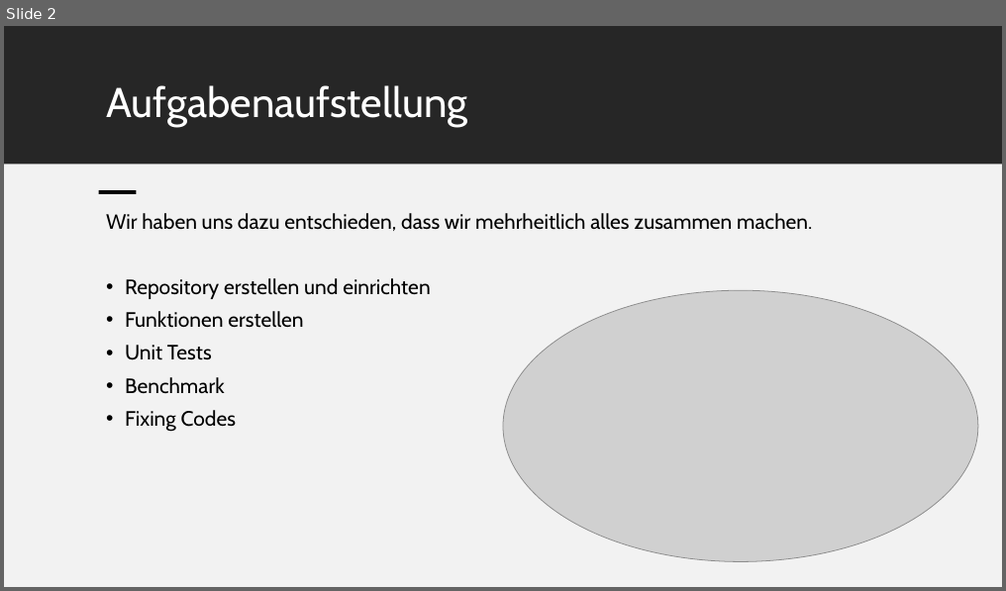
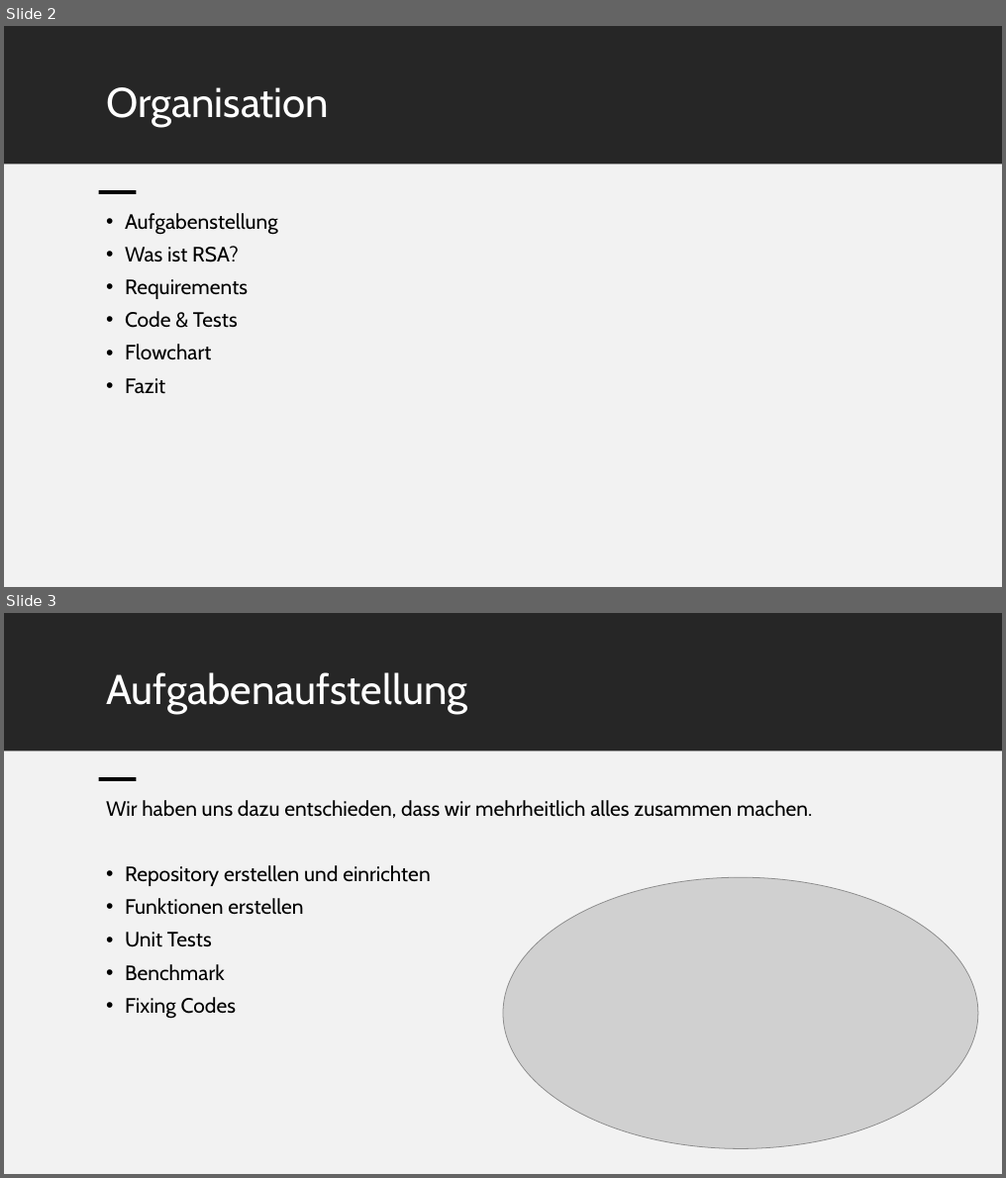
Before and after one commit to TIATIP-24-A-a/TIN_SLE_PFI, a slide deck: docs/Präsi_rsa_TIN_SLE_PFI.pptx. Shown one above the other, each under a label of ours: slide 2 before the commit, slides 2 and 3 after it. The pictures are 1006x591 and 1006x1178 pixels, drawn with LibreOffice and Linux fonts; fonts in the diff are those of the drawing; grey boxes stand for pictures. Boxes give left, top, right and bottom in pixels: in the first picture for what was removed or moved away, otherwise in the second. Text is boxed around its words. In the diff, an @@ line names an element or a change of style, - is before the commit and + after.

Commit message:
changed: Präsi_rsa_TIN_SLE_PFI

```diff
--- a/docs/Präsi_rsa_TIN_SLE_PFI.pptx
+++ b/docs/Präsi_rsa_TIN_SLE_PFI.pptx
@@ slide 2 added at (x1=4, y1=26, x2=1002, y2=587), background #FFFFFF @@
@@ rectangle added at (x1=4, y1=26, x2=1002, y2=164), fill #262626 @@
@@ title added at (x1=106, y1=87, x2=329, y2=127), 40 pt, text #FFFFFF @@
+Organisation
@@ rectangle added at (x1=4, y1=165, x2=1002, y2=587), fill #F2F2F2 @@
@@ rectangle added at (x1=99, y1=190, x2=137, y2=194), fill #000000 @@
@@ text added at (x1=125, y1=213, x2=278, y2=394), 20 pt, text #000000 @@
+• Aufgabenstellung
+• Was ist RSA?
+• Requirements
+• Code & Tests
+• Flowchart
+• Fazit
@@ what was slide 2 is now slide 3 @@
```
